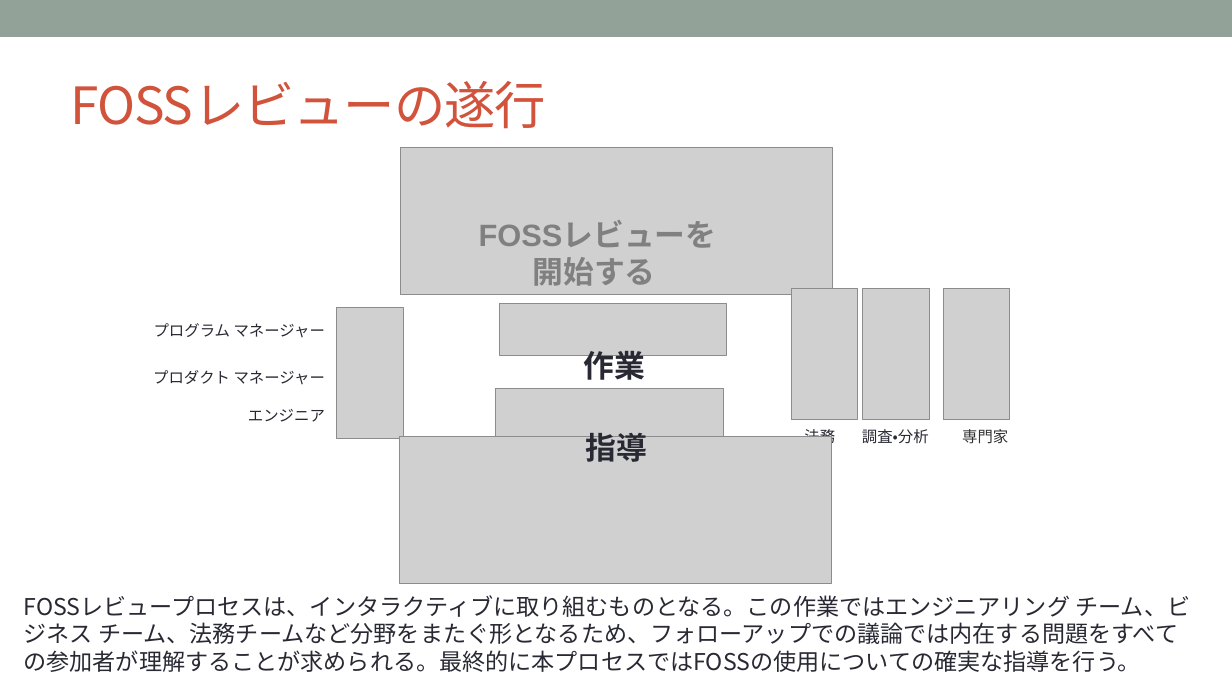
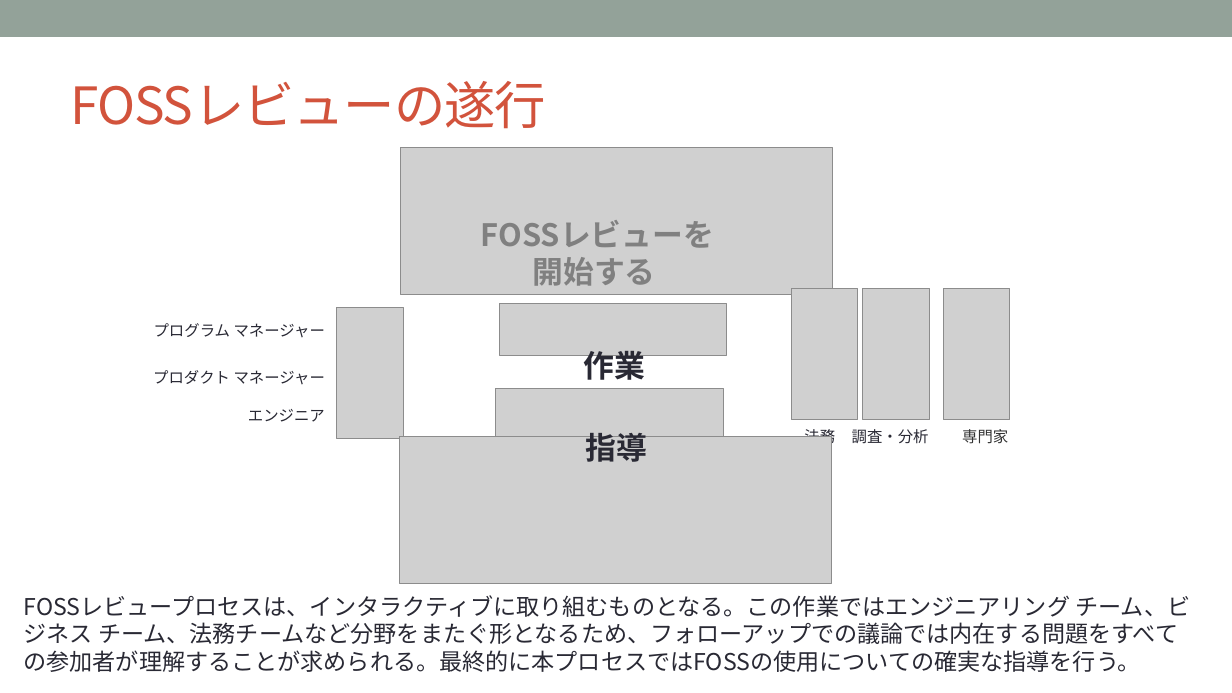
Before and after one commit to OpenChain-Project/Curriculum-Translation-JP, a slide deck: slide 50 of REVIEW/Version_for_v1.1/openchain-curriculum-for-1-1_JP_review_tani.pptx (slide 48 before the commit). Drawn at 1232x693 pixels with LibreOffice and Linux fonts; fonts in the diff are those of the drawing; grey boxes stand for pictures; background and template pictures are left out. Boxes give left, top, right and bottom in pixels: in the first picture for what was removed or moved away, otherwise in the second. Text is boxed around its words. In the diff, an @@ line names an element or a change of style, - is before the commit and + after.

```diff
--- a/REVIEW/Version_for_v1.1/openchain-curriculum-for-1-1_JP_review_tani.pptx
+++ b/REVIEW/Version_for_v1.1/openchain-curriculum-for-1-1_JP_review_tani.pptx
@@ text "FOSSレビューを 開始する" at (481,220,714,286): font Arial to Noto Sans CJK JP in "FOSSレビューを 開始する" @@
@@ text "調査・分析": place and size @@
-text "調査・分析" at (862,429,929,444)
+text "調査・分析" at (852,429,929,444)
@@ text "調査・分析" at (852,429,929,444): font Arial to Noto Sans CJK JP @@
```
Also in this commit, not shown: 31 other slides changed, 9 slides added, 1 slide removed.
